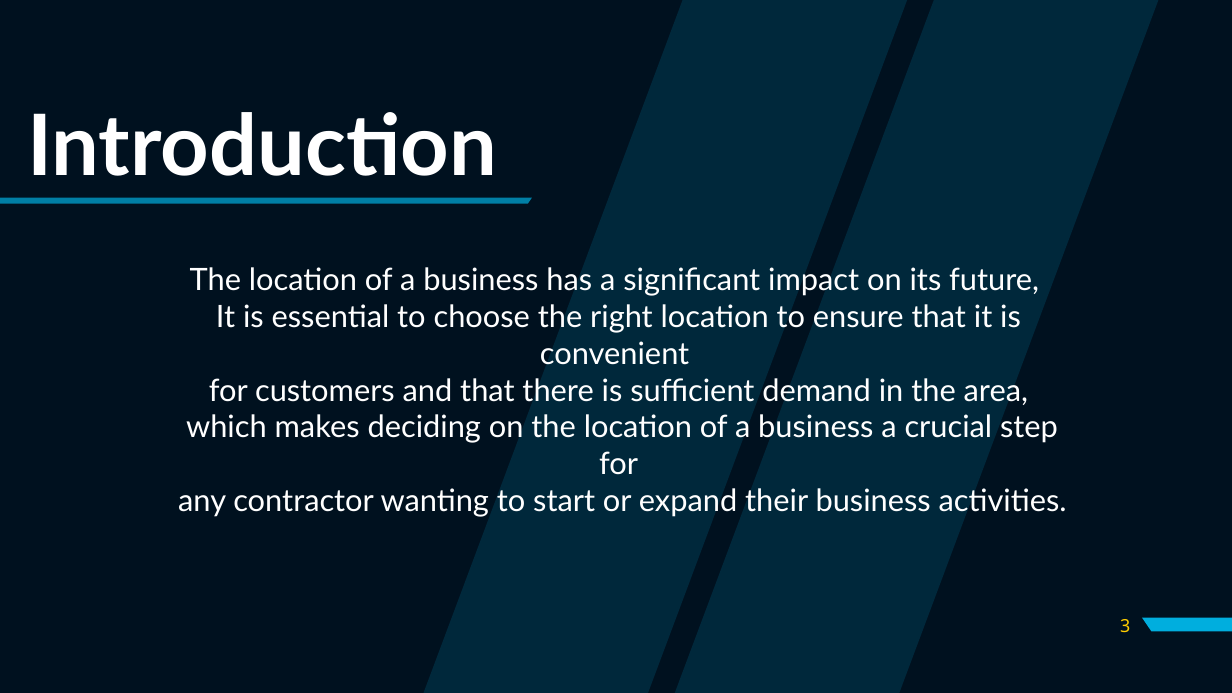
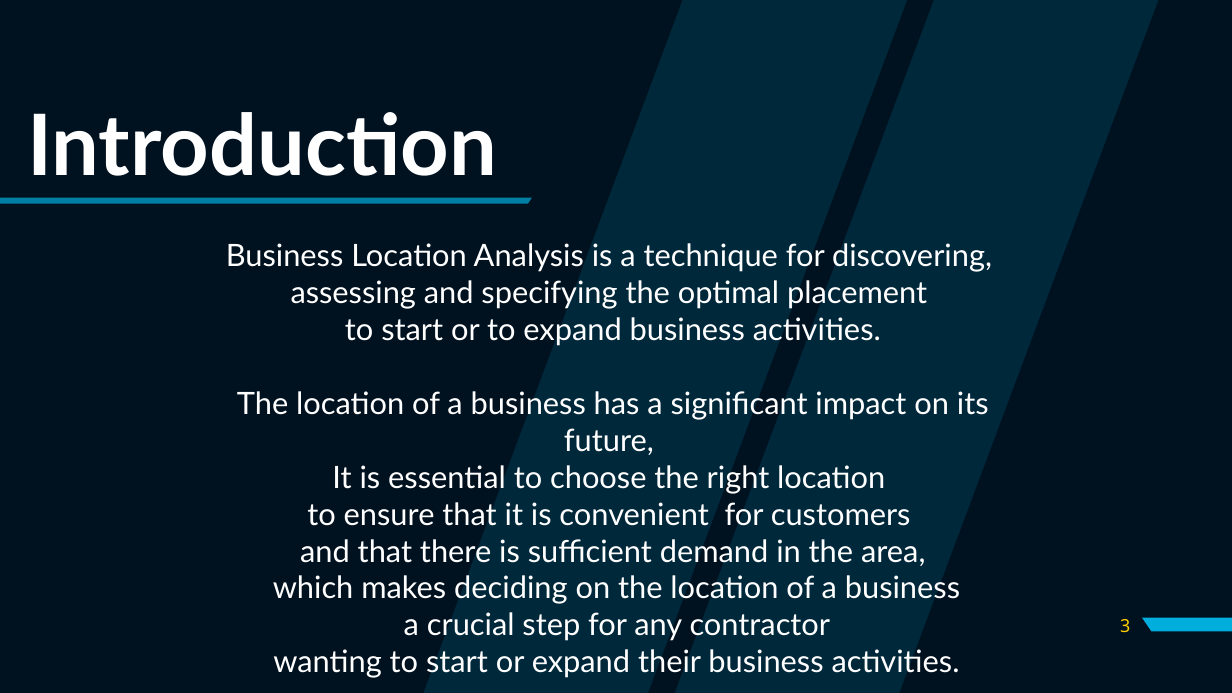
Before and after one commit to Ldave01/Best_Place_For_Business, a slide deck: slide 3 of Analyzing Business Location in Haiti.pptx. Drawn at 1232x693 pixels with LibreOffice and Linux fonts; fonts in the diff are those of the drawing. Boxes give left, top, right and bottom in pixels: in the first picture for what was removed or moved away, otherwise in the second. Text is boxed around its words. In the diff, an @@ line names an element or a change of style, - is before the commit and + after.

```diff
--- a/Analyzing Business Location in Haiti.pptx
+++ b/Analyzing Business Location in Haiti.pptx
@@ text "Business Location Analysis is a ...": place and size @@
-text "Business Location Analysis is a ..." at (178,267,1067,517)
+text "Business Location Analysis is a ..." at (226,243,992,678)
@@ text at (226,243,992,346): paragraphs added @@
+Business Location Analysis is a technique for discovering,
+assessing and specifying the optimal placement
+to start or to expand business activities.
@@ text at (273,465,960,678): text changed @@
-It is essential to choose the right location to ensure that it is convenient
-for customers and that there is sufficient demand in the area,
-which makes deciding on the location of a business a crucial step for
-any contractor wanting to start or expand their business activities.
+It is essential to choose the right location
+to ensure that it is convenient for customers
+and that there is sufficient demand in the area,
+which makes deciding on the location of a business
+a crucial step for any contractor
+wanting to start or expand their business activities.
```
Also in this commit, not shown: 4 other slides changed, 9 slides added, 8 slides removed, 4 other files.
